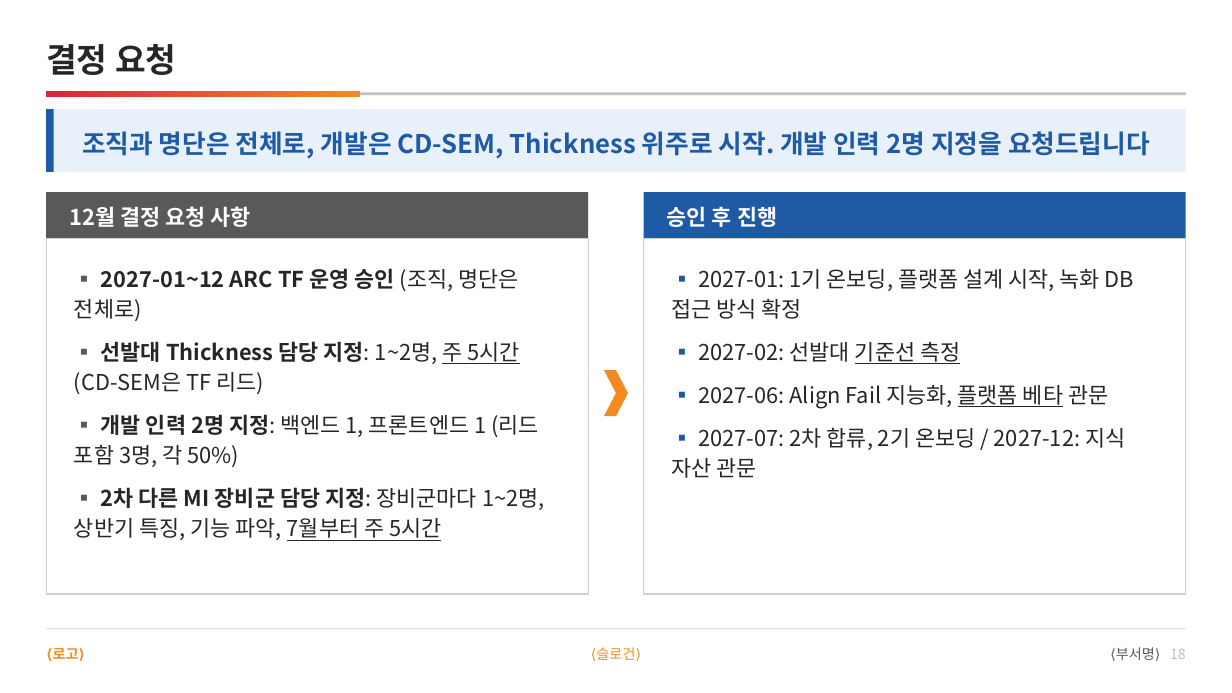
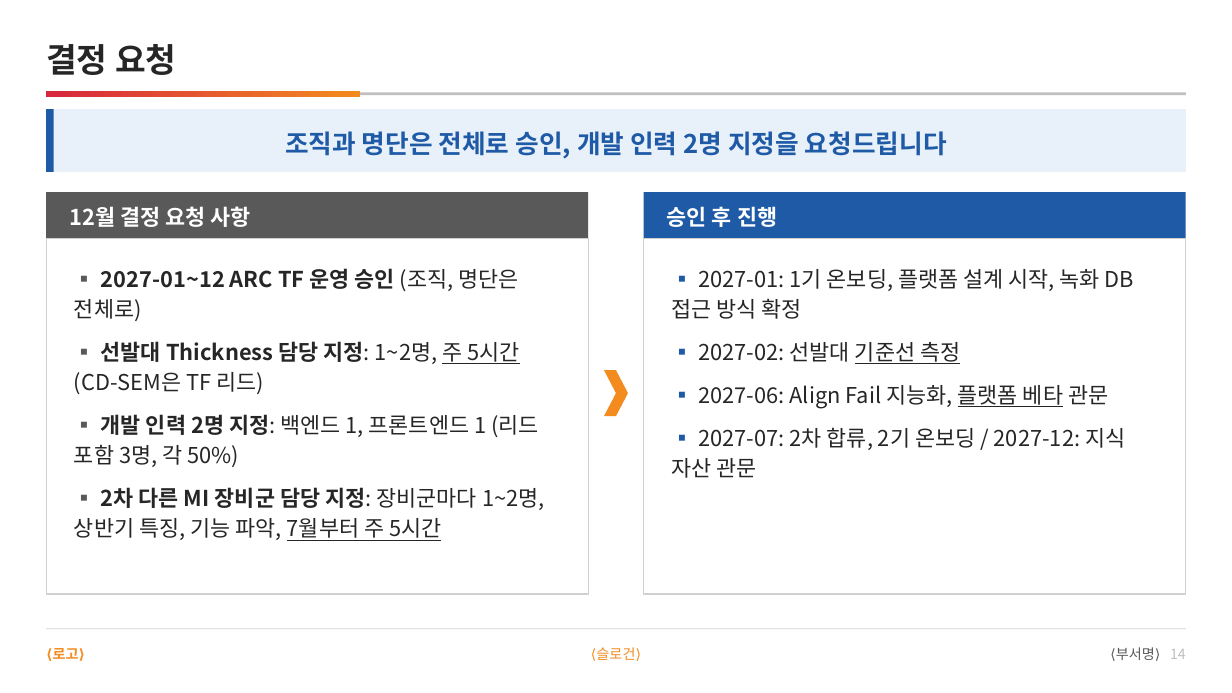
Before and after one commit to DarrenKoi/pm_notes, a slide deck: slide 14 of my-task/arc-tf/deliverables/arc-tf-proposal.pptx (slide 18 before the commit). Drawn at 1232x693 pixels with LibreOffice and Linux fonts; fonts in the diff are those of the drawing. Boxes give left, top, right and bottom in pixels: in the first picture for what was removed or moved away, otherwise in the second. Text is boxed around its words. In the diff, an @@ line names an element or a change of style, - is before the commit and + after.

```diff
--- a/my-task/arc-tf/deliverables/arc-tf-proposal.pptx
+++ b/my-task/arc-tf/deliverables/arc-tf-proposal.pptx
@@ text at [285,131,947,159]: text changed @@
-조직과 명단은 전체로, 개발은 CD-SEM, Thickness 위주로 시작. 개발 인력 2명 지정을 요청드립니다
+조직과 명단은 전체로 승인, 개발 인력 2명 지정을 요청드립니다
@@ text at [1116,647,1186,660]: text changed @@
-⟨부서명⟩ 18
+⟨부서명⟩ 14
```
Also in this commit, not shown: 9 other slides changed, 4 slides removed, 5 other files.
